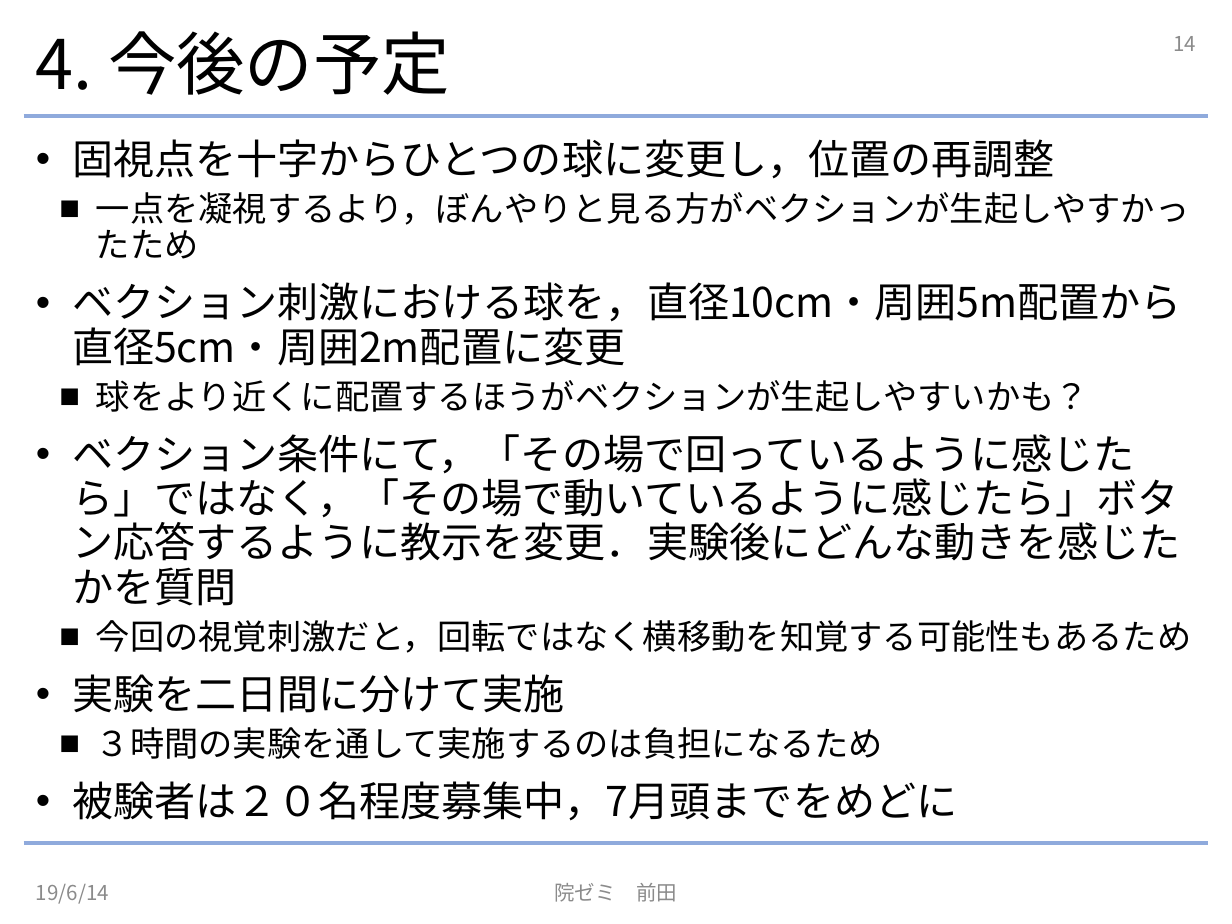
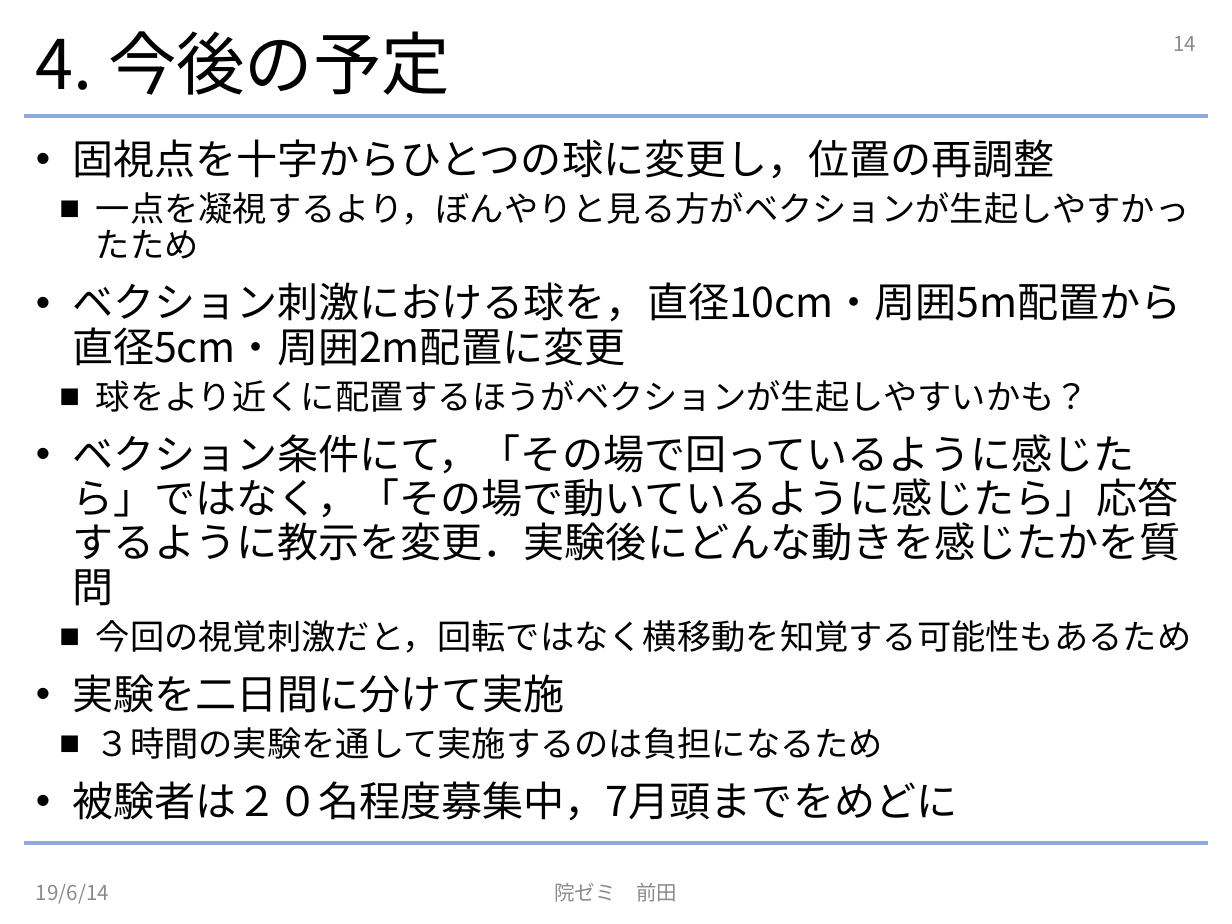
Before and after one commit to NephilimK/insemi190614, a slide deck: slide 14 of InSemi190614.pptx. Drawn at 1232x924 pixels with LibreOffice and Linux fonts; fonts in the diff are those of the drawing. Boxes give left, top, right and bottom in pixels: in the first picture for what was removed or moved away, otherwise in the second. Text is boxed around its words. In the diff, an @@ line names an element or a change of style, - is before the commit and + after.

Commit message:
fix

```diff
--- a/InSemi190614.pptx
+++ b/InSemi190614.pptx
@@ text at (72,434,1181,606): text changed @@
-• ベクション条件にて，「その場で回っているように感じたら」ではなく，「その場で動いているように感じたら」ボタン応答するように教示を変更．実験後にどんな動きを感じたかを質問
+• ベクション条件にて，「その場で回っているように感じたら」ではなく，「その場で動いているように感じたら」応答するように教示を変更．実験後にどんな動きを感じたかを質問
```
Also in this commit, not shown: 4 other slides changed.
